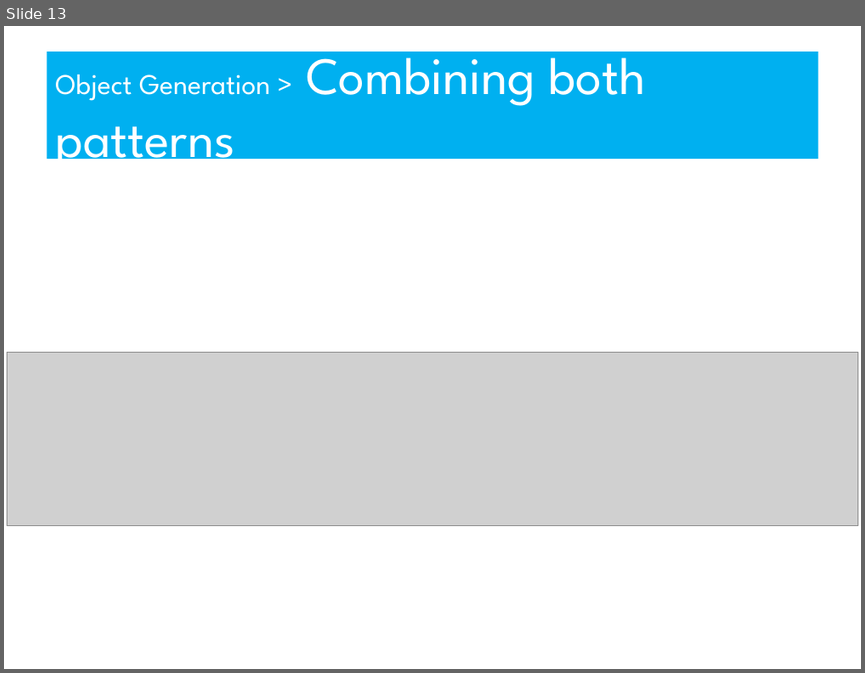
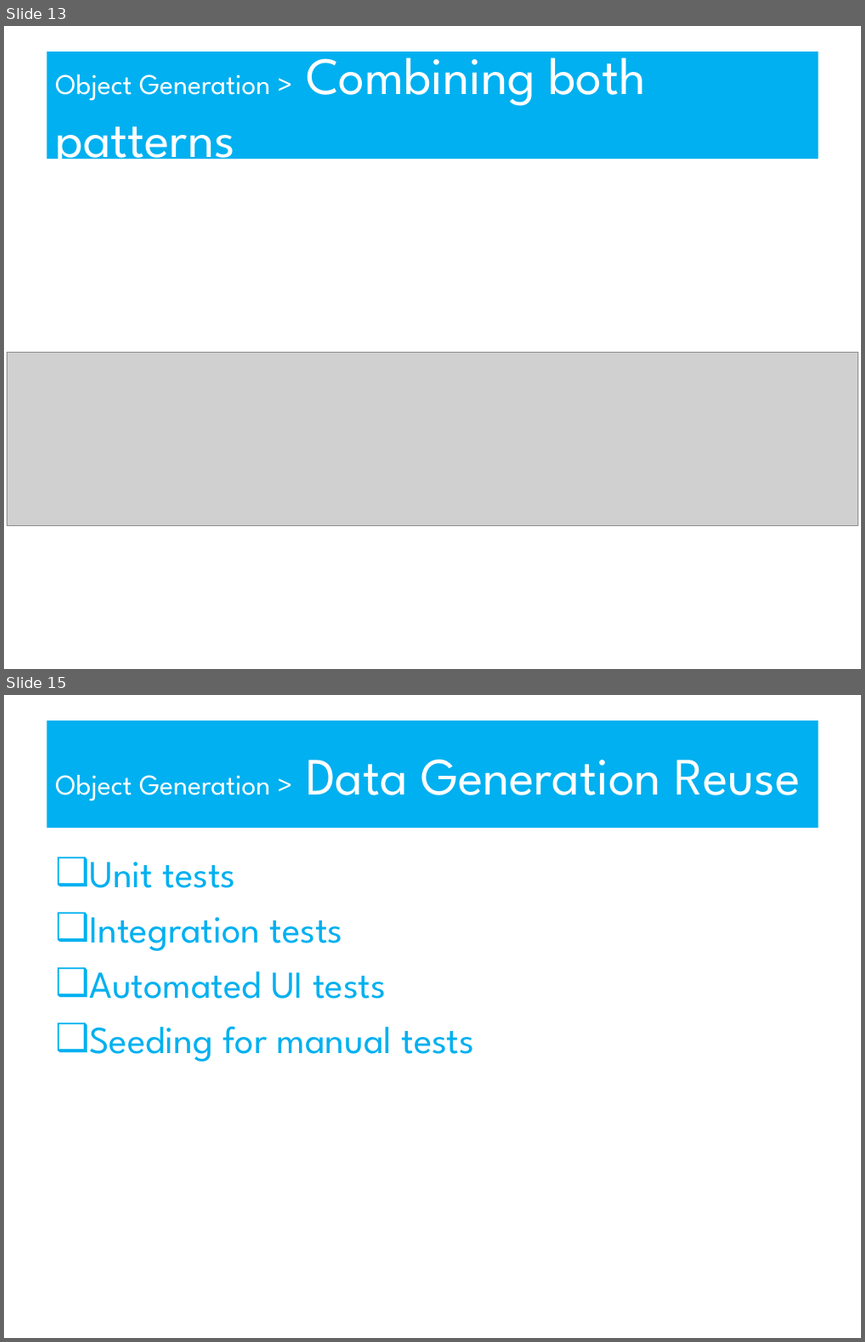
Before and after one commit to robdmoore/TestDataSustainabilityPresentation, a slide deck: Presentation.ppt. Shown one above the other, each under a label of ours: slide 13 before the commit, slides 13 and 15 after it; the slides between them are not shown. The pictures are 865x673 and 865x1342 pixels, drawn with LibreOffice and Linux fonts; fonts in the diff are those of the drawing; grey boxes stand for pictures. Boxes give left, top, right and bottom in pixels: in the first picture for what was removed or moved away, otherwise in the second. Text is boxed around its words. In the diff, an @@ line names an element or a change of style, - is before the commit and + after.

```diff
--- a/Presentation.ppt
+++ b/Presentation.ppt
@@ slide 15 added at (4, 695, 861, 1338), background #FFFFFF @@
@@ title added at (46, 721, 818, 828), fill #00B0F0, 44 pt, text #FFFFFF @@
+Object Generation > Data Generation Reuse
@@ text added at (89, 862, 474, 1061), 32 pt, text #00B0F0 @@
+❑ Unit tests
+❑ Integration tests
+❑ Automated UI tests
+❑ Seeding for manual tests
```
Also in this commit, not shown: 1 slide changed, 6 other slides added, 3 other files.
